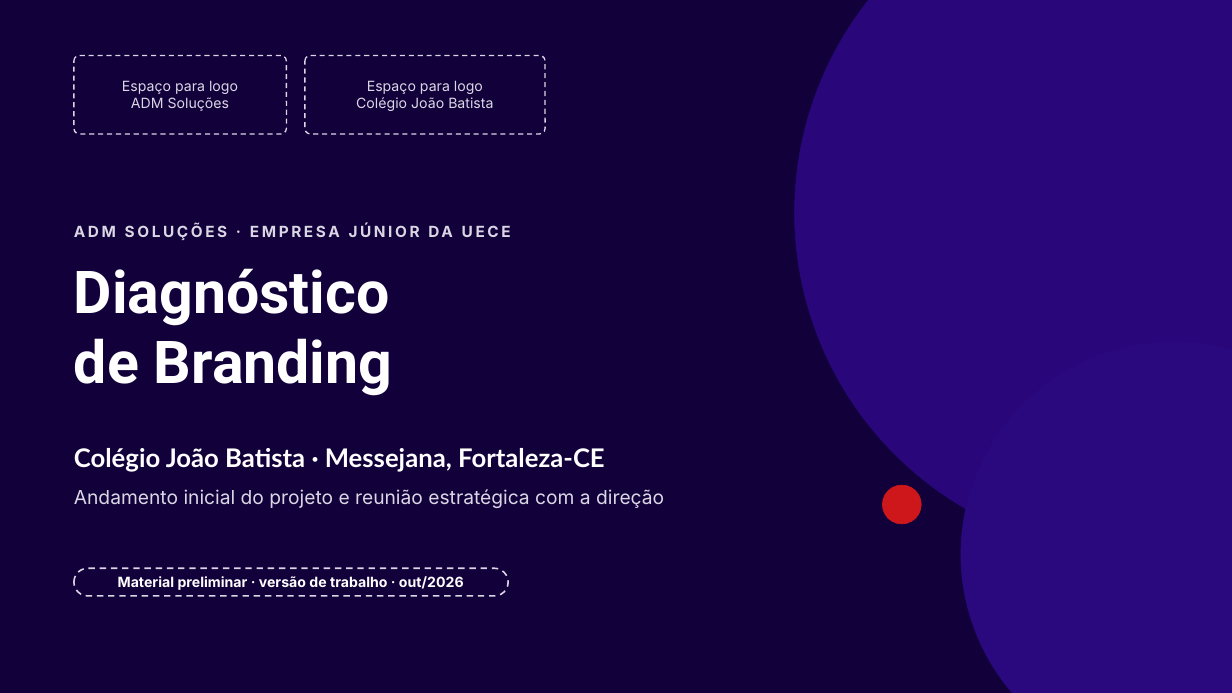
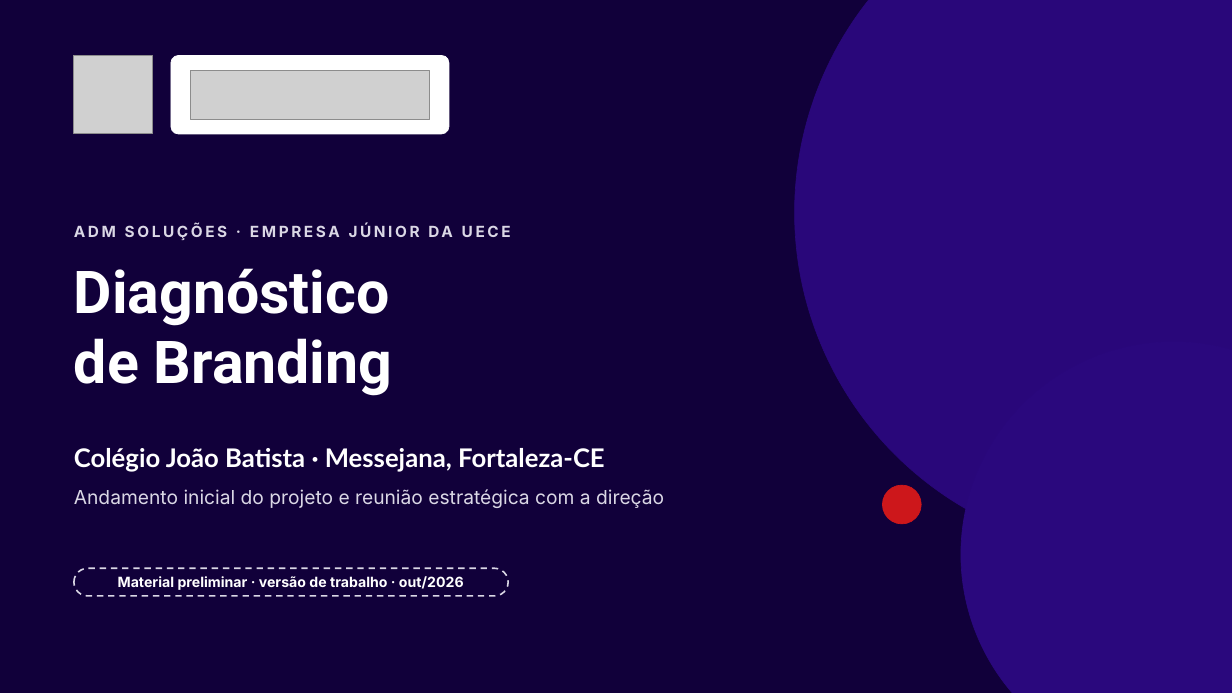
Before and after one commit to adm-solucoes/escritorio-virtual, a slide deck: slide 1 of entregas/branding-cjb/Diagnostico-Branding-CJB.pptx. Drawn at 1232x693 pixels with LibreOffice and Linux fonts; fonts in the diff are those of the drawing; grey boxes stand for pictures. Boxes give left, top, right and bottom in pixels: in the first picture for what was removed or moved away, otherwise in the second. Text is boxed around its words. In the diff, an @@ line names an element or a change of style, - is before the commit and + after.

```diff
--- a/entregas/branding-cjb/Diagnostico-Branding-CJB.pptx
+++ b/entregas/branding-cjb/Diagnostico-Branding-CJB.pptx
@@ rounded rectangle removed at (74, 55, 287, 134) @@
-Espaço para logo
-ADM Soluções
@@ picture added at (74, 55, 152, 134) @@
@@ rounded rectangle added at (171, 55, 449, 134), fill #FFFFFF, outline #FFFFFF 0.5 pt @@
@@ rounded rectangle removed at (305, 55, 545, 134) @@
-Espaço para logo
-Colégio João Batista
@@ picture added at (190, 70, 430, 119) @@
```
Also in this commit, not shown: 1 other slide changed, 8 other files.
